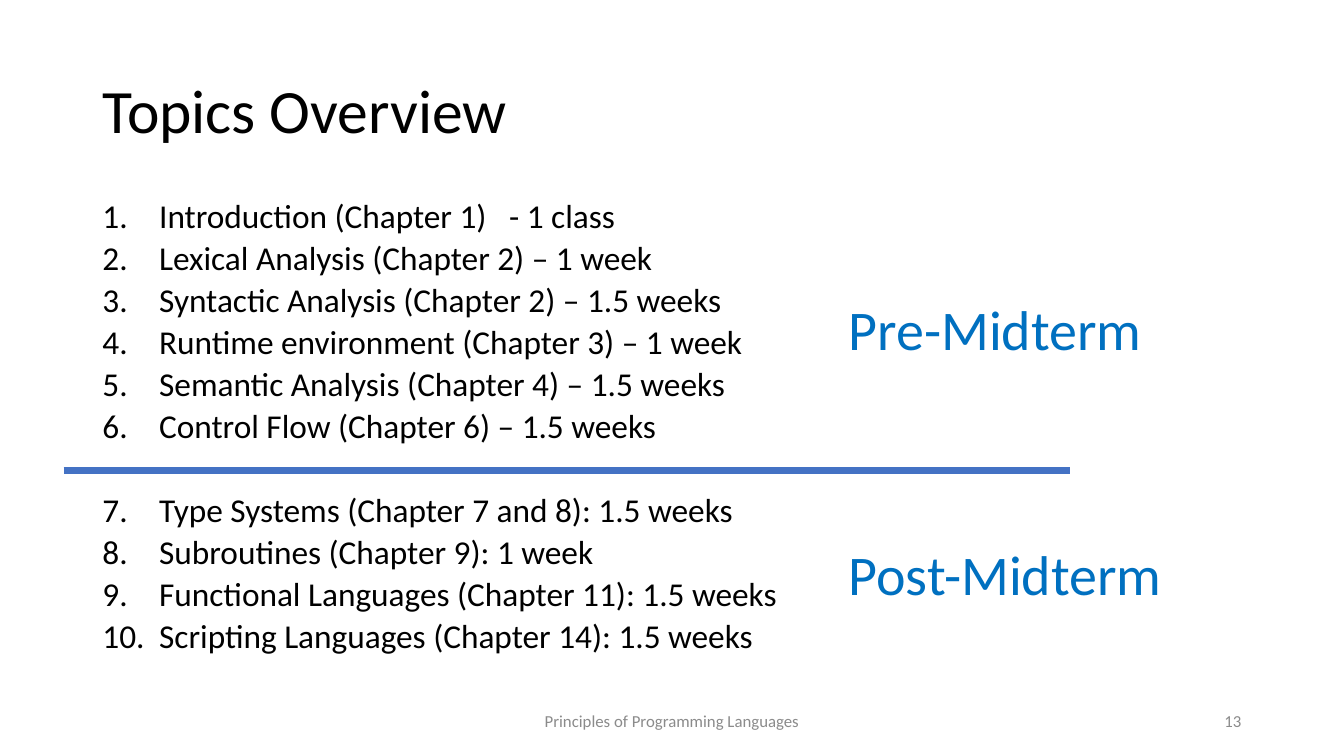
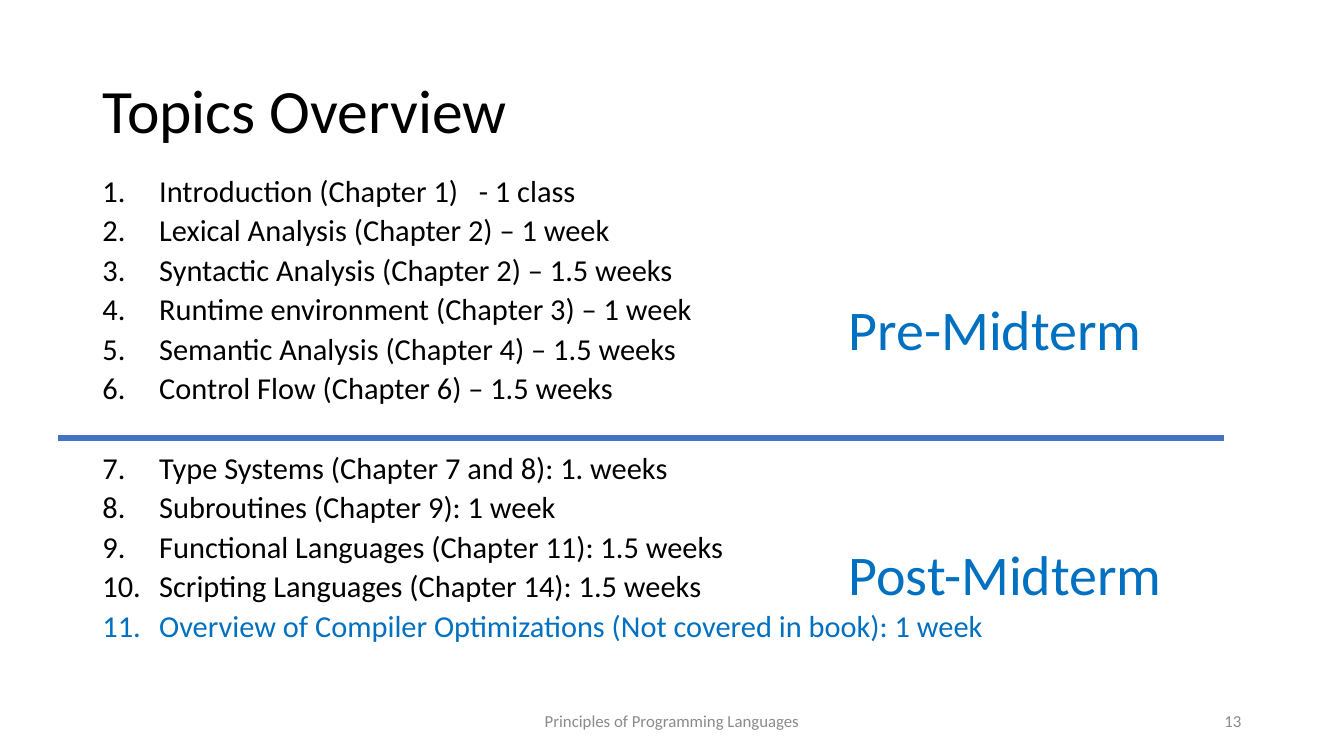
Before and after one commit to kongm/pl-design, a slide deck: slide 13 of preliminaries.pptx. Drawn at 1344x756 pixels with LibreOffice and Linux fonts; fonts in the diff are those of the drawing. Boxes give left, top, right and bottom in pixels: in the first picture for what was removed or moved away, otherwise in the second. Text is boxed around its words. In the diff, an @@ line names an element or a change of style, - is before the commit and + after.

```diff
--- a/preliminaries.pptx
+++ b/preliminaries.pptx
@@ text "Introduction (Chapter 1) - 1 ...": place and size @@
-text "Introduction (Chapter 1) - 1 ..." at box(159, 203, 776, 654)
+text "Introduction (Chapter 1) - 1 ..." at box(159, 180, 983, 642)
@@ text at box(159, 180, 723, 603): size 23.8 to 21.7 pt in "Introduction (Chapter 1) - 1 class", "Lexical Analysis (Chapter 2) – 1 week", "Syntactic Analysis (Chapter 2) – 1.5 weeks", "Runtime environment (Chapter 3) – 1 week" and 5 more places @@
@@ line moved from (64, 471) - (1071, 471) to (57, 439) - (1224, 439) @@
@@ text at box(159, 457, 667, 484): text changed; size 23.8 to 21.7 pt @@
-7. Type Systems (Chapter 7 and 8): 1.5 weeks
+7. Type Systems (Chapter 7 and 8): 1. weeks
@@ text at box(159, 615, 983, 642): paragraph added @@
+11. Overview of Compiler Optimizations (Not covered in book): 1 week
```
Also in this commit, not shown: 1 other file.
